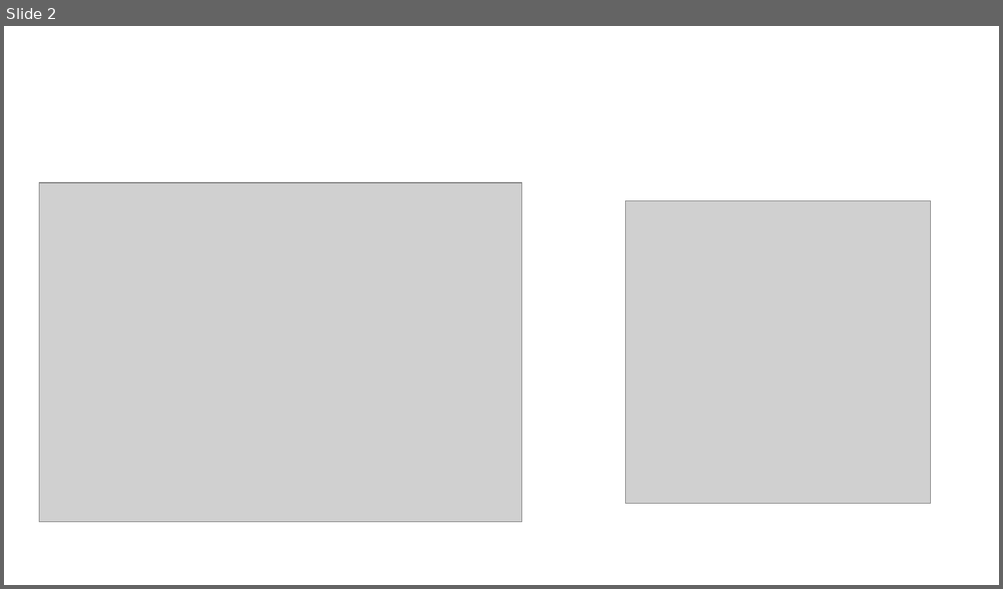
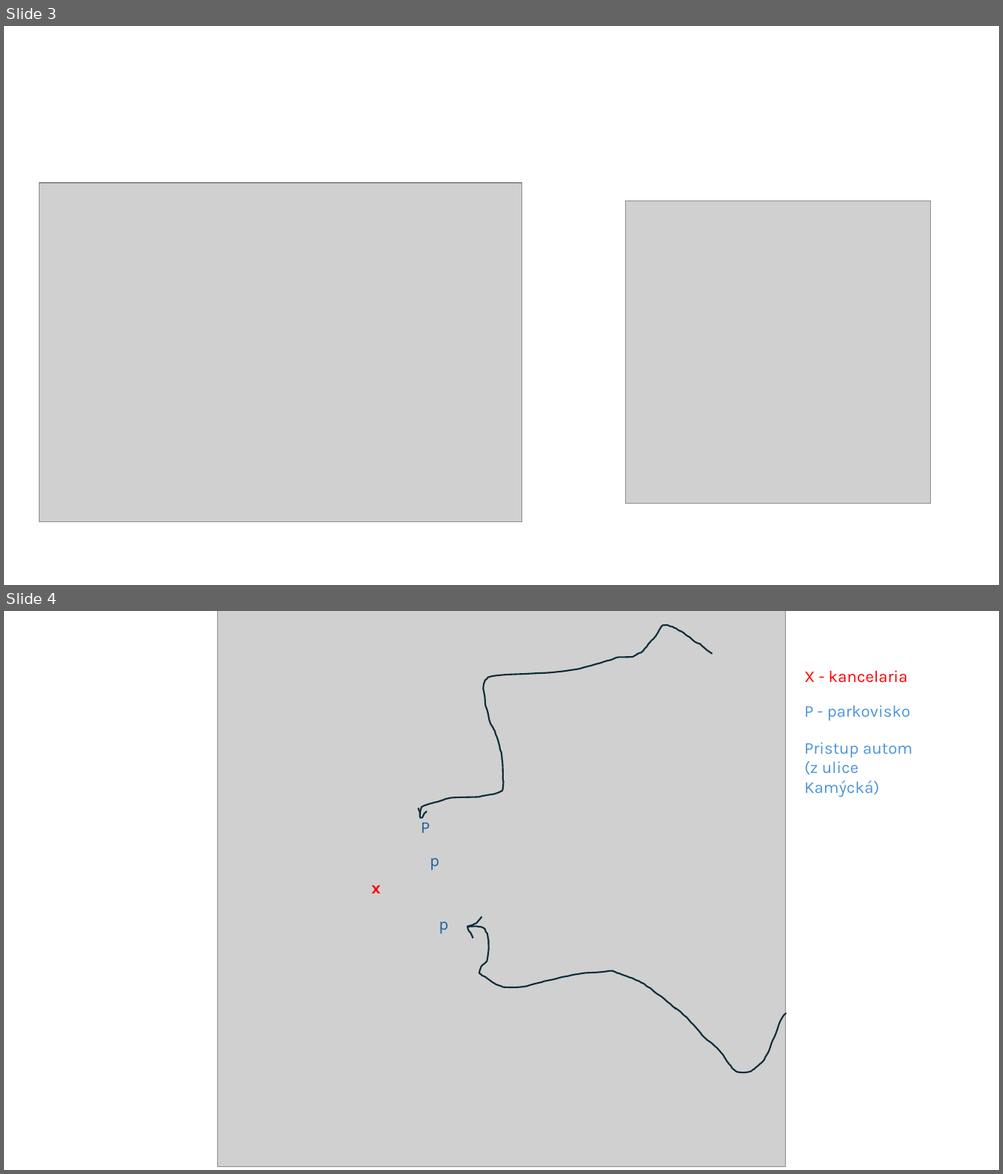
Before and after one commit to mariapotterf/post_brouk, a slide deck: inData_Michal/overview_Michal.pptx. Shown one above the other, each under a label of ours: slide 2 before the commit, slides 3 and 4 after it. The pictures are 1003x589 and 1003x1174 pixels, drawn with LibreOffice and Linux fonts; fonts in the diff are those of the drawing; grey boxes stand for pictures. Boxes give left, top, right and bottom in pixels: in the first picture for what was removed or moved away, otherwise in the second. Text is boxed around its words. In the diff, an @@ line names an element or a change of style, - is before the commit and + after.

```diff
--- a/inData_Michal/overview_Michal.pptx
+++ b/inData_Michal/overview_Michal.pptx
@@ slide 4 added at (x1=4, y1=611, x2=999, y2=1170), background #FFFFFF @@
@@ picture added at (x1=217, y1=611, x2=786, y2=1167) @@
@@ freeform shape added at (x1=420, y1=625, x2=712, y2=815), outline #092A39 1.5 pt @@
@@ text added at (x1=804, y1=670, x2=908, y2=683), 16 pt, text #FF0000 @@
+X - kancelaria
@@ text added at (x1=804, y1=705, x2=910, y2=721), 16 pt, text #4E95D9 @@
+P - parkovisko
@@ text added at (x1=804, y1=742, x2=912, y2=797), 16 pt, text #4E95D9 @@
+Pristup autom (z ulice Kamýcká)
@@ freeform shape added at (x1=418, y1=808, x2=427, y2=818), outline #092A39 1.5 pt @@
@@ text added at (x1=421, y1=817, x2=430, y2=833), 16 pt, text #215F9A @@
+P
@@ text added at (x1=430, y1=858, x2=439, y2=871), 16 pt, text #215F9A @@
+p
@@ text added at (x1=371, y1=886, x2=380, y2=894), 16 pt, text #FF0000, bold @@
+x
@@ freeform shape added at (x1=468, y1=917, x2=482, y2=926), outline #092A39 1.5 pt @@
@@ text added at (x1=438, y1=922, x2=448, y2=934), 16 pt, text #215F9A @@
+p
@@ freeform shape added at (x1=466, y1=926, x2=786, y2=1073), outline #092A39 1.5 pt @@
@@ freeform shape added at (x1=467, y1=927, x2=472, y2=939), outline #092A39 1.5 pt @@
@@ what was slide 2 is now slide 3 @@
```
Also in this commit, not shown: 1 slide changed, 1 other slide added, 1 other file.
